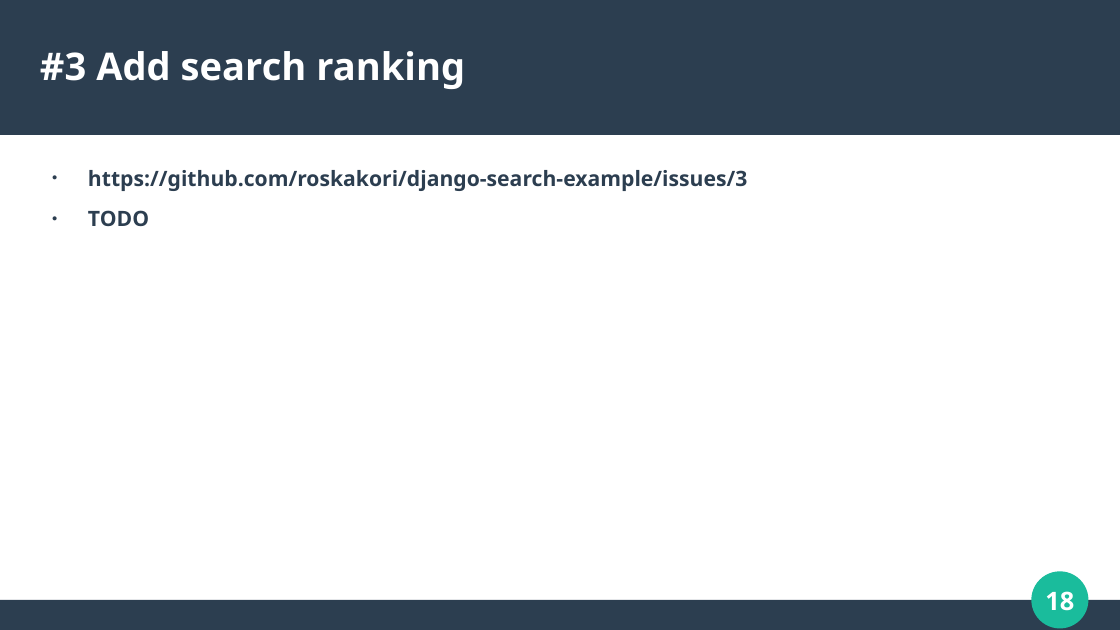
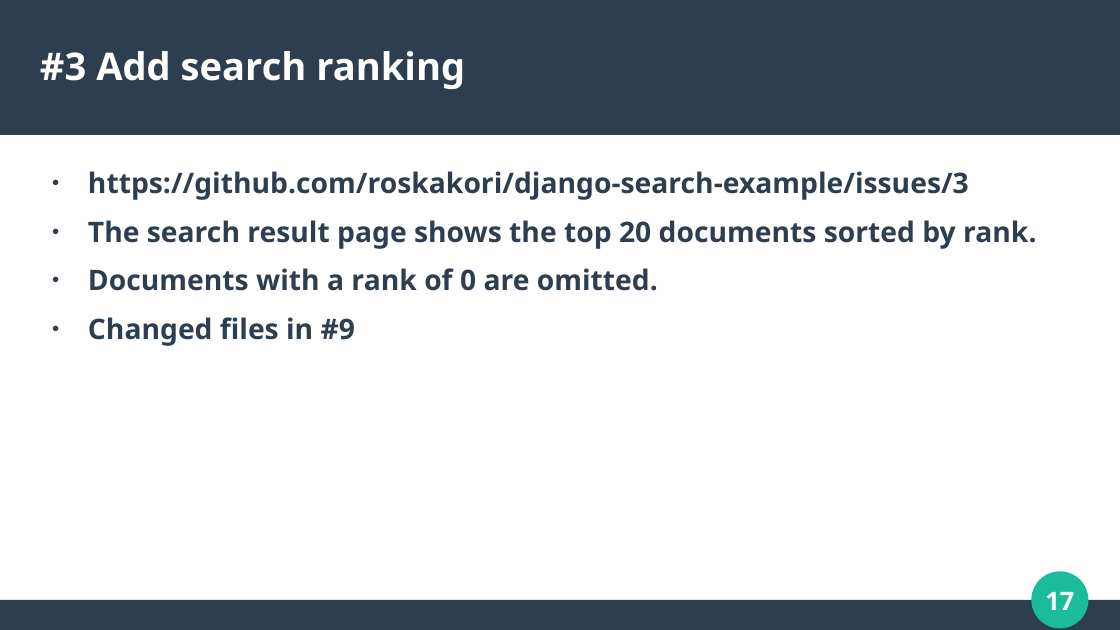
Before and after one commit to roskakori/django-search-example, a slide deck: slide 17 of Full text search with Django and PostgreSQL.odp (slide 18 before the commit). Drawn at 1120x630 pixels with LibreOffice and Linux fonts; fonts in the diff are those of the drawing. Boxes give left, top, right and bottom in pixels: in the first picture for what was removed or moved away, otherwise in the second. Text is boxed around its words. In the diff, an @@ line names an element or a change of style, - is before the commit and + after.

Commit message:
Add links to issues and changed files.

```diff
--- a/Full text search with Django and PostgreSQL.odp
+++ b/Full text search with Django and PostgreSQL.odp
@@ text removed at bbox=[88, 170, 747, 226] @@
-● https://github.com/roskakori/django-search-example/issues/3
-● TODO
@@ text added at bbox=[88, 171, 1036, 346], 20 pt, text #2C3E50, bold @@
+● https://github.com/roskakori/django-search-example/issues/3
+● The search result page shows the top 20 documents sorted by rank.
+● Documents with a rank of 0 are omitted.
+● Changed files in #9
@@ page number at bbox=[1045, 592, 1074, 610]: text changed @@
-18
+17
```
Also in this commit, not shown: 10 other slides changed, 1 slide removed.
